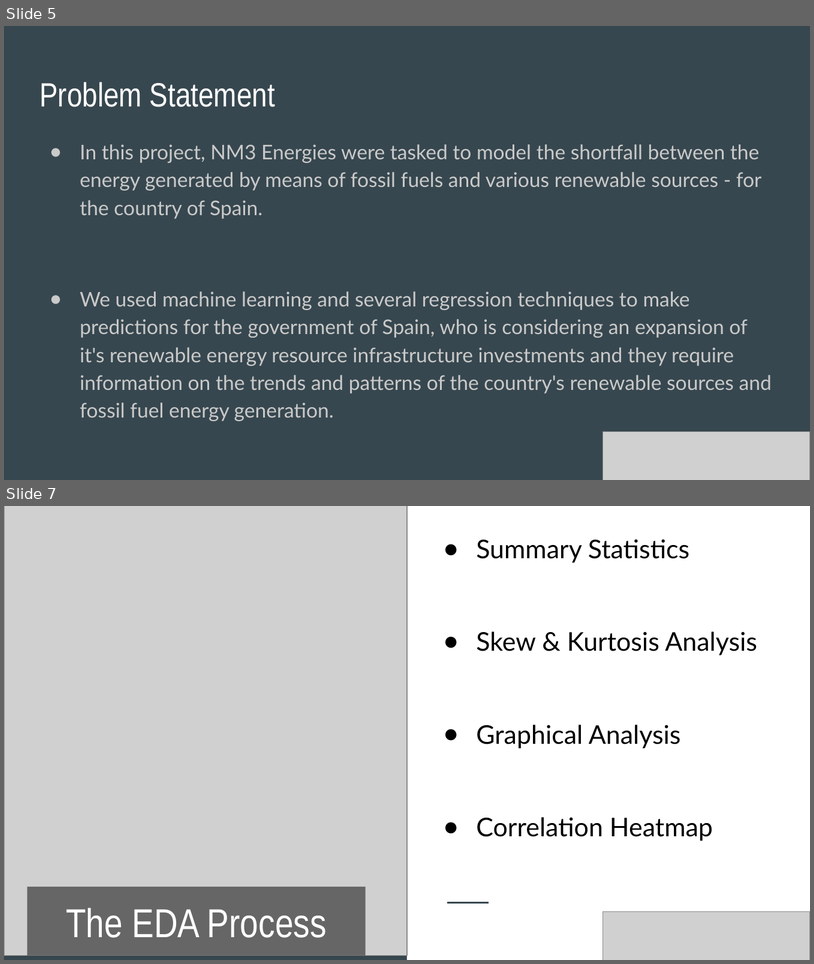
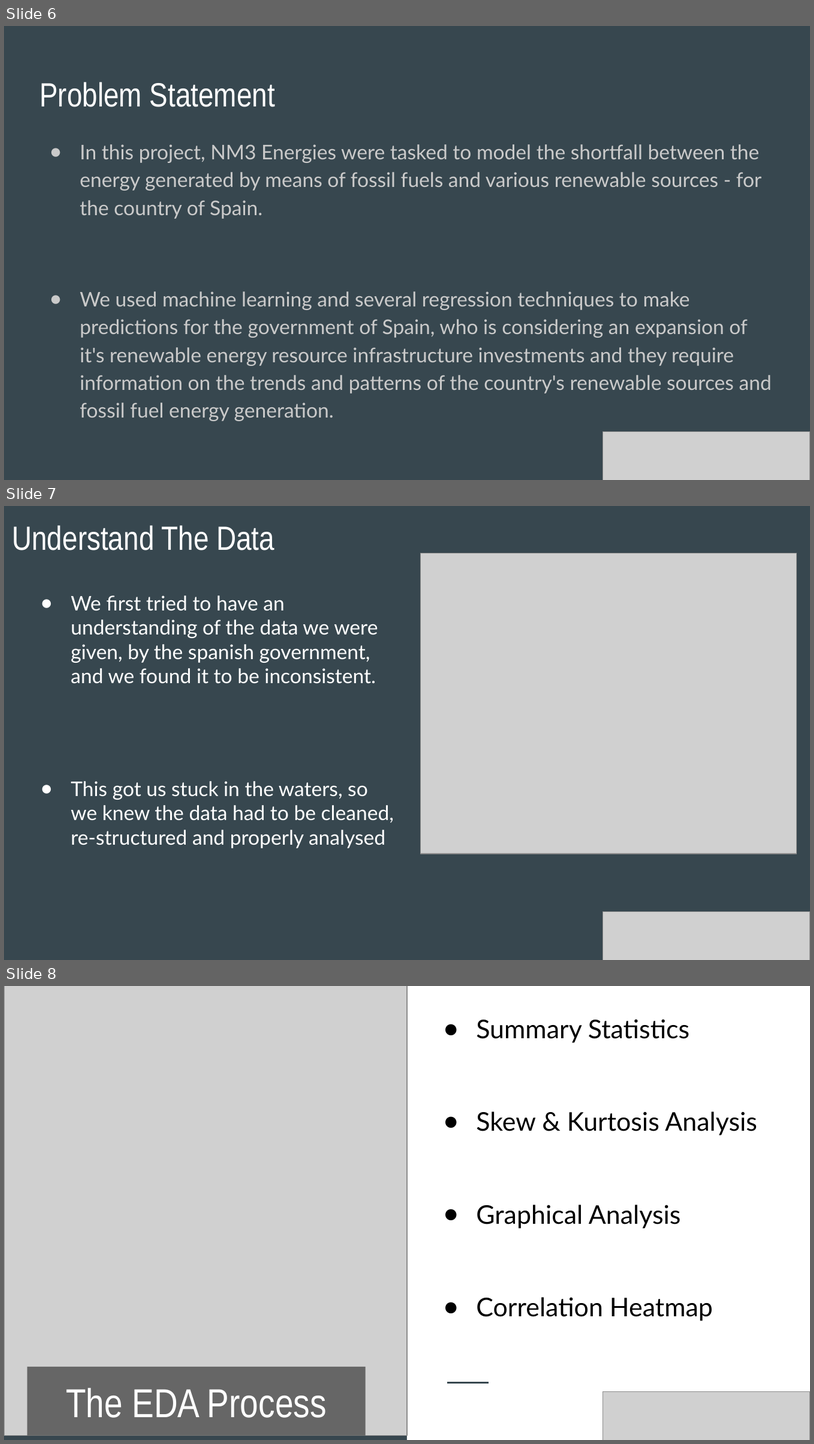
Before and after one commit to PETER630-MAX/Spain-Electricity-Shortfall-Challenge-2022, a slide deck: NM3 ENERGIES Presentation Slides.pptx. Shown one above the other, each under a label of ours: slides 5 and 7 before the commit, slides 6, 7 and 8 after it; the slides between them are not shown. The pictures are 814x964 and 814x1444 pixels, drawn with LibreOffice and Linux fonts; fonts in the diff are those of the drawing; grey boxes stand for pictures. Boxes give left, top, right and bottom in pixels: in the first picture for what was removed or moved away, otherwise in the second. Text is boxed around its words. In the diff, an @@ line names an element or a change of style, - is before the commit and + after.

```diff
--- a/NM3 ENERGIES Presentation Slides.pptx
+++ b/NM3 ENERGIES Presentation Slides.pptx
@@ slide 7 added at <box>4,506,810,960</box>, background #37474F @@
@@ title added at <box>12,525,275,550</box>, 30 pt, text #FFFFFF @@
+Understand The Data
@@ picture added at <box>421,553,797,853</box> @@
@@ text added at <box>71,595,394,848</box>, 18 pt, text #FFFFFF @@
+● We first tried to have an understanding of the data we were given, by the spanish government, and we found it to be inconsistent.
+● This got us stuck in the waters, so we knew the data had to be cleaned, re-structured and properly analysed
@@ picture added at <box>603,912,810,960</box> @@
@@ what was slide 5 is now slide 6 @@
@@ what was slide 7 is now slide 8 @@
```
Also in this commit, not shown: 5 slides changed, 2 other slides added, 3 slides removed.
